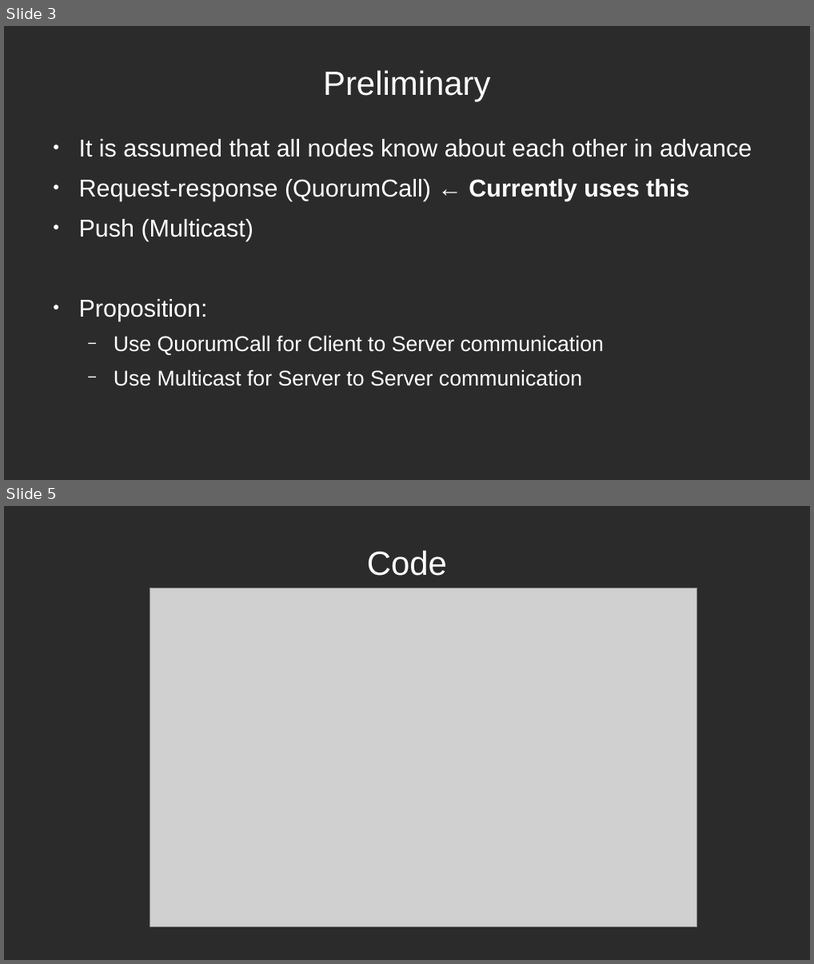
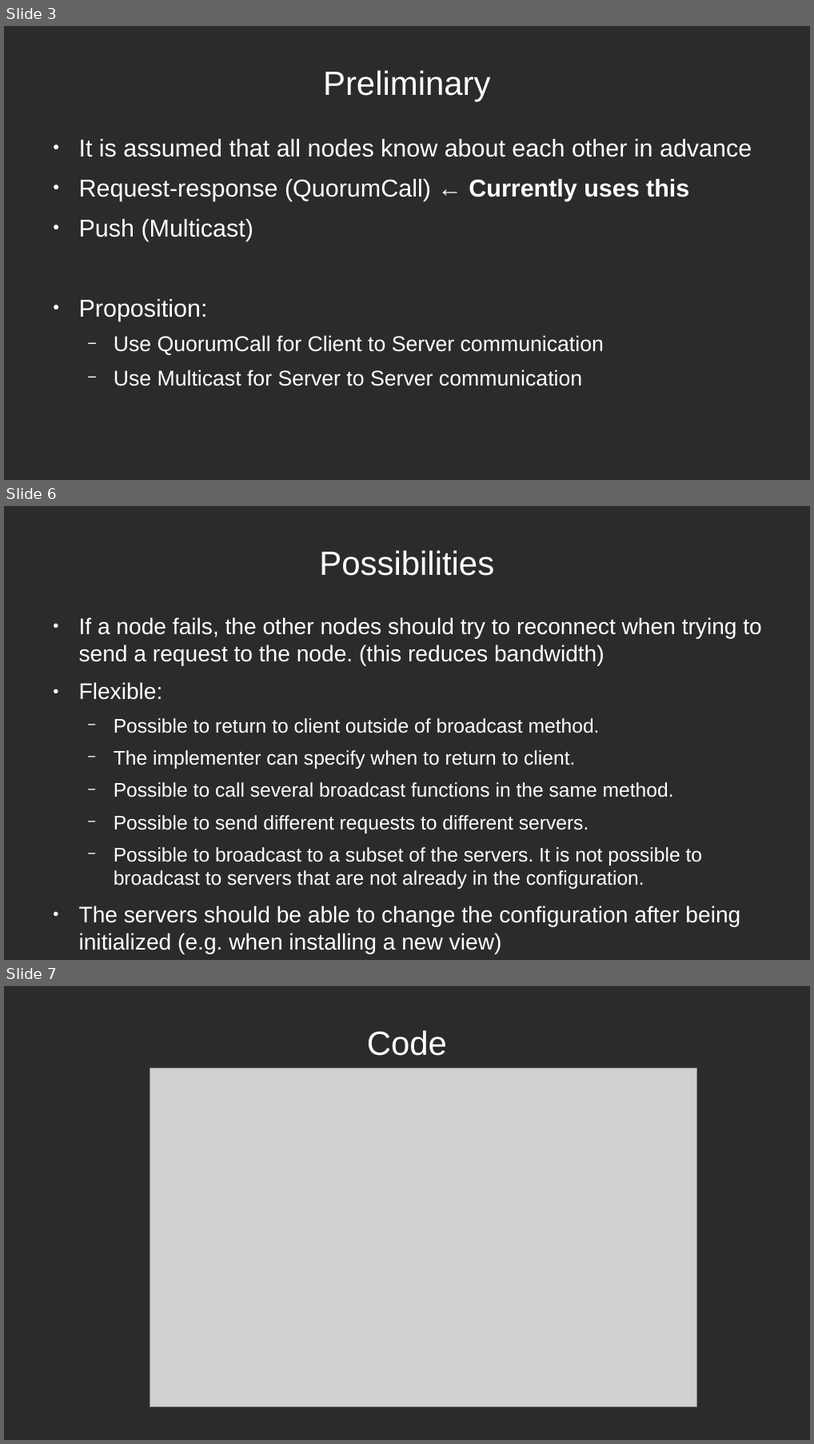
Before and after one commit to aleksander-vedvik/Master, a slide deck: notes/presentation_updated.odp. Shown one above the other, each under a label of ours: slides 3 and 5 before the commit, slides 3, 6 and 7 after it; the slides between them are not shown. The pictures are 814x964 and 814x1444 pixels, drawn with LibreOffice and Linux fonts; fonts in the diff are those of the drawing; grey boxes stand for pictures; background and template pictures are left out; a plain dark background stands for a picture behind light text. Boxes give left, top, right and bottom in pixels: in the first picture for what was removed or moved away, otherwise in the second. Text is boxed around its words. In the diff, an @@ line names an element or a change of style, - is before the commit and + after.

```diff
--- a/notes/presentation_updated.odp
+++ b/notes/presentation_updated.odp
@@ slide 6 added at [4, 506, 810, 960], background picture (left out) @@
@@ title added at [319, 550, 494, 576], 33 pt, text #FFFFFF @@
+Possibilities
@@ text added at [79, 617, 762, 953], 19.4 pt, text #FFFFFF @@
+● If a node fails, the other nodes should try to reconnect when trying to send a request to the node. (this reduces bandwidth)
+● Flexible:
+  − Possible to return to client outside of broadcast method.
+  − The implementer can specify when to return to client.
+  − Possible to call several broadcast functions in the same method.
+  − Possible to send different requests to different servers.
+  − Possible to broadcast to a subset of the servers. It is not possible to broadcast to servers that are not already in the configuration.
+● The servers should be able to change the configuration after being initialized (e.g. when installing a new view)
+● The implementer should be able to add custom values to the context
+● Authentication
@@ what was slide 5 is now slide 7 @@
```
Also in this commit, not shown: 1 slide changed, 1 other slide added, 7 other files.
